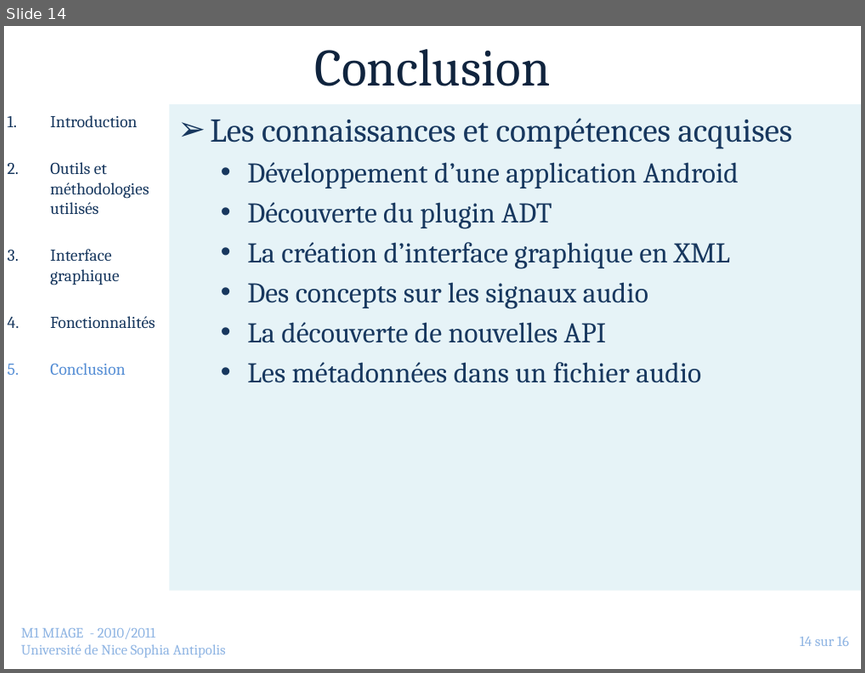
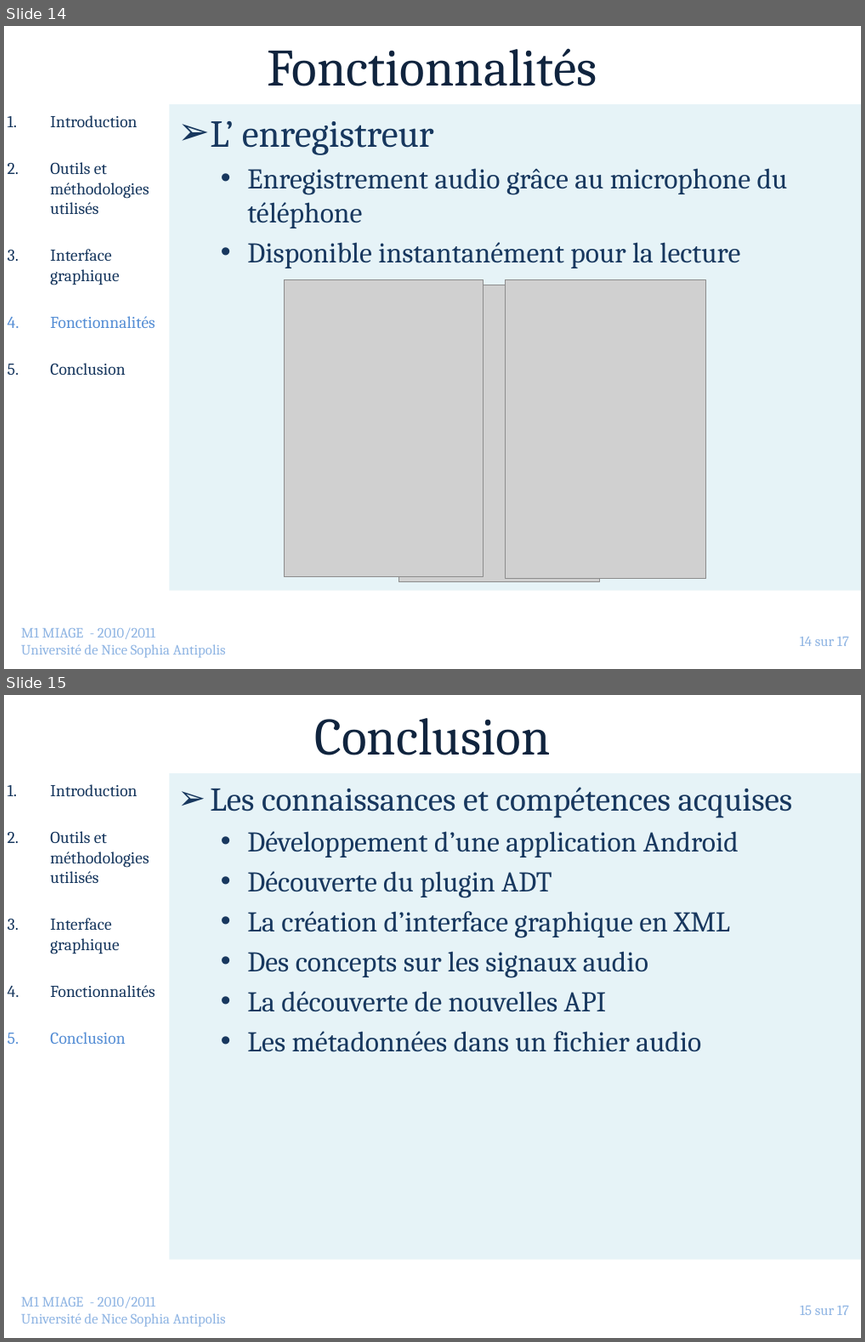
Before and after one commit to jlespagnard/android-advanced-player, a slide deck: AAP/docs/Presentation.pptx. Shown one above the other, each under a label of ours: slide 14 before the commit, slides 14 and 15 after it. The pictures are 865x673 and 865x1342 pixels, drawn with LibreOffice and Linux fonts; fonts in the diff are those of the drawing; grey boxes stand for pictures; background and template pictures are left out. Boxes give left, top, right and bottom in pixels: in the first picture for what was removed or moved away, otherwise in the second. Text is boxed around its words. In the diff, an @@ line names an element or a change of style, - is before the commit and + after.

```diff
--- a/AAP/docs/Presentation.pptx
+++ b/AAP/docs/Presentation.pptx
@@ slide 14 added at [4, 26, 861, 669], background picture (left out) @@
@@ title added at [268, 48, 597, 86], 44 pt, text #0F243E @@
+Fonctionnalités
@@ text added at [50, 115, 155, 374], 14 pt, text #17375E @@
+1. Introduction
+2. Outils et méthodologies utilisés
+3. Interface graphique
+4. Fonctionnalités
+5. Conclusion
@@ text added at [170, 105, 861, 590], fill #DBEEF4 at 67% opacity, 24 pt, text #17375E @@
+➢ L’ enregistreur
+  • Enregistrement audio grâce au microphone du téléphone
+  • Disponible instantanément pour la lecture
@@ picture added at [284, 279, 483, 576] @@
@@ picture added at [506, 279, 706, 578] @@
@@ picture added at [399, 284, 600, 581] @@
@@ text added at [21, 628, 226, 658], 12 pt, text #8EB4E3 @@
+M1 MIAGE - 2010/2011
+Université de Nice Sophia Antipolis
@@ page number added at [800, 636, 849, 646], 12 pt, text #8EB4E3 @@
+14 sur 17
@@ what was slide 14 is now slide 15 @@
@@ page number at [800, 1305, 849, 1315]: text changed @@
-14 sur 16
+15 sur 17
```
Also in this commit, not shown: 2 slides changed.
